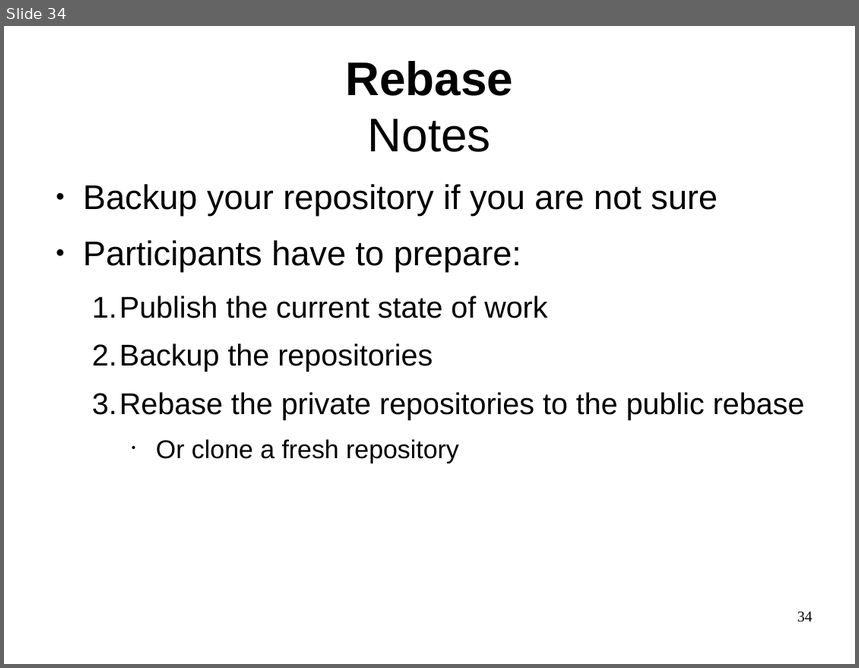
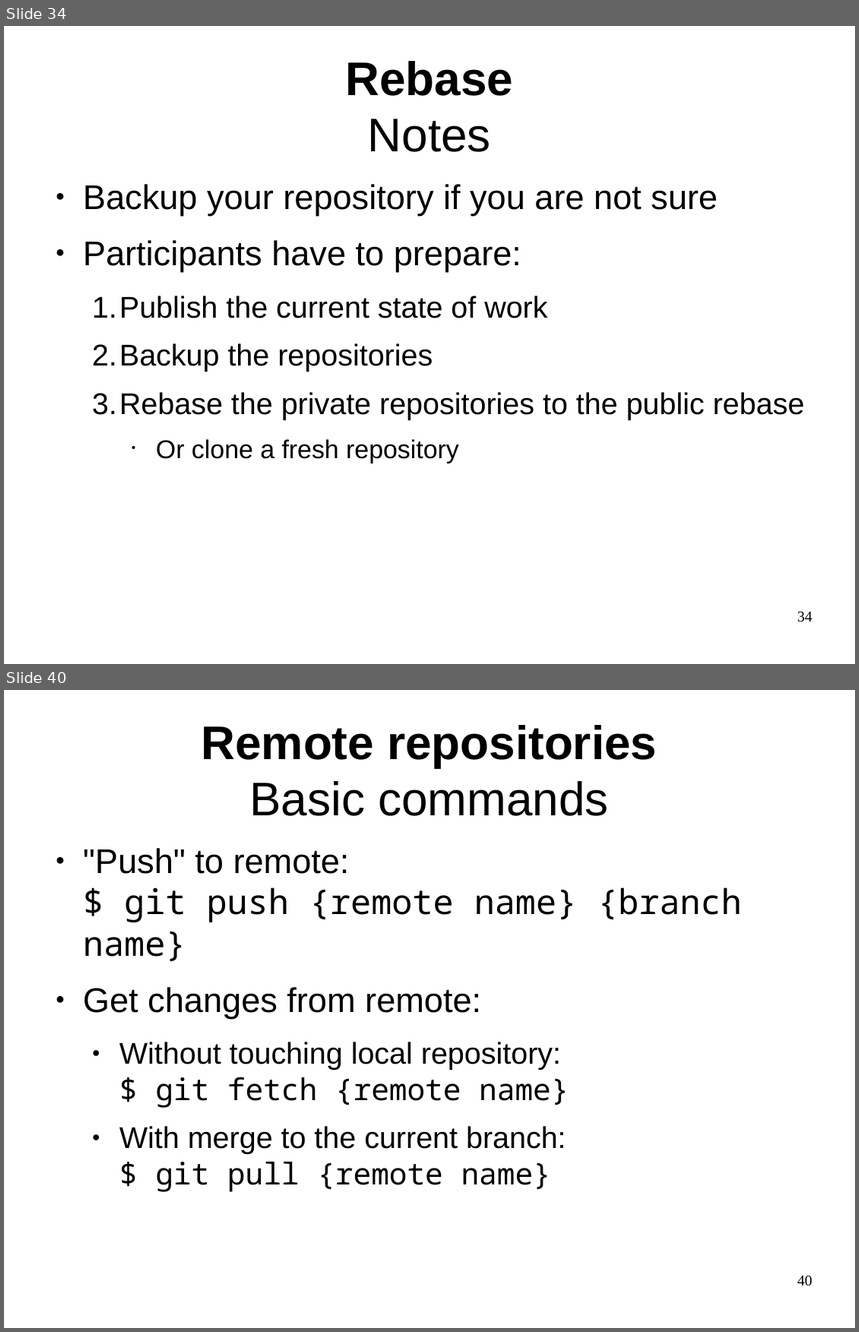
Before and after one commit to philpackmohr/git-paper, a slide deck: git-presentation.odp. Shown one above the other, each under a label of ours: slide 34 before the commit, slides 34 and 40 after it; the slides between them are not shown. The pictures are 859x668 and 859x1332 pixels, drawn with LibreOffice and Linux fonts; fonts in the diff are those of the drawing. Boxes give left, top, right and bottom in pixels: in the first picture for what was removed or moved away, otherwise in the second. Text is boxed around its words. In the diff, an @@ line names an element or a change of style, - is before the commit and + after.

```diff
--- a/git-presentation.odp
+++ b/git-presentation.odp
@@ slide 40 added at <box>4,690,855,1328</box>, background #FFFFFF @@
@@ title added at <box>202,725,657,816</box>, 44 pt, text #000000, bold @@
+Remote repositories
+Basic commands
@@ text added at <box>83,848,742,1192</box>, 28 pt, text #000000 @@
+● "Push" to remote:
+  $ git push {remote name} {branch name}
+● Get changes from remote:
+  ● Without touching local repository:
+    $ git fetch {remote name}
+  ● With merge to the current branch:
+    $ git pull {remote name}
@@ page number added at <box>797,1276,813,1287</box>, 14 pt, text #000000 @@
+40
```
Also in this commit, not shown: 2 slides changed, 15 other slides added, 1 other file.
